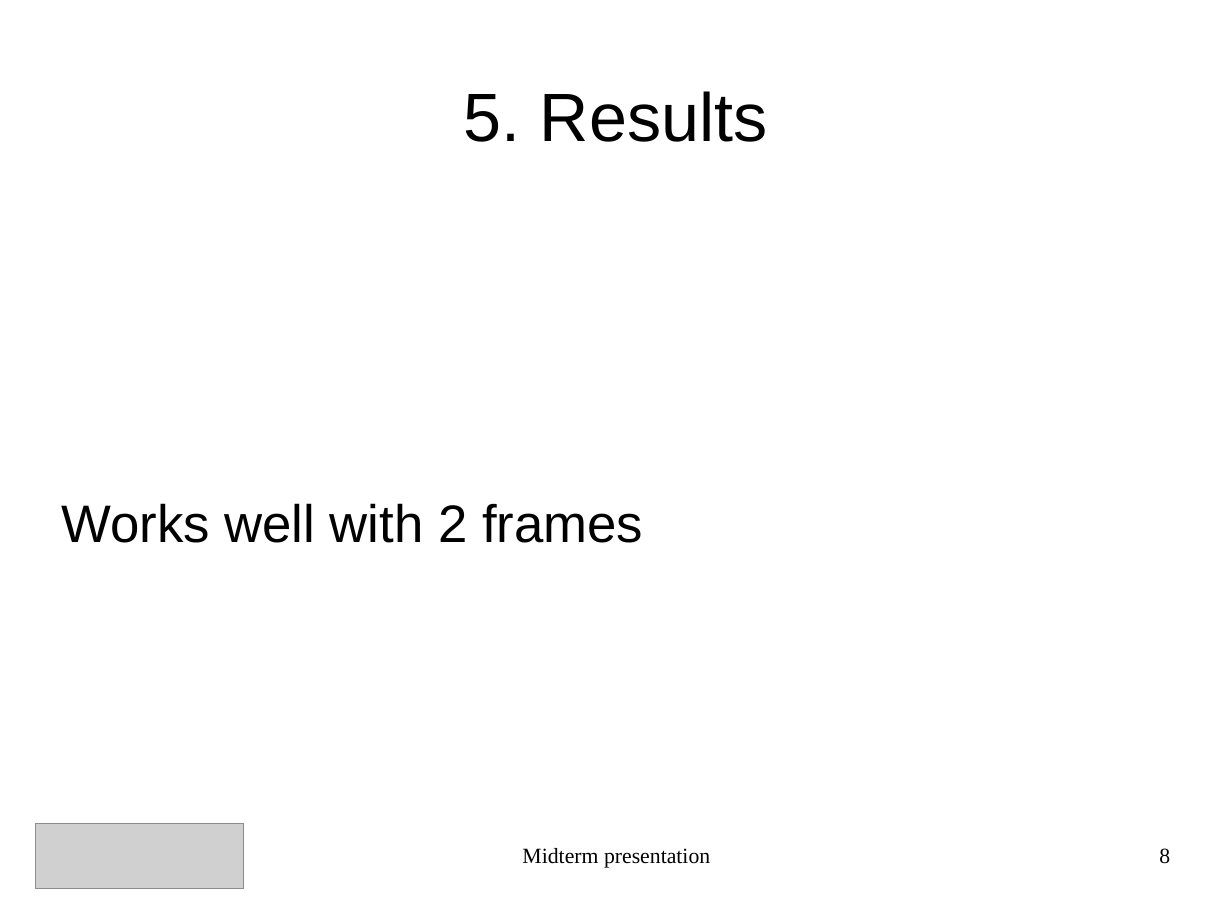
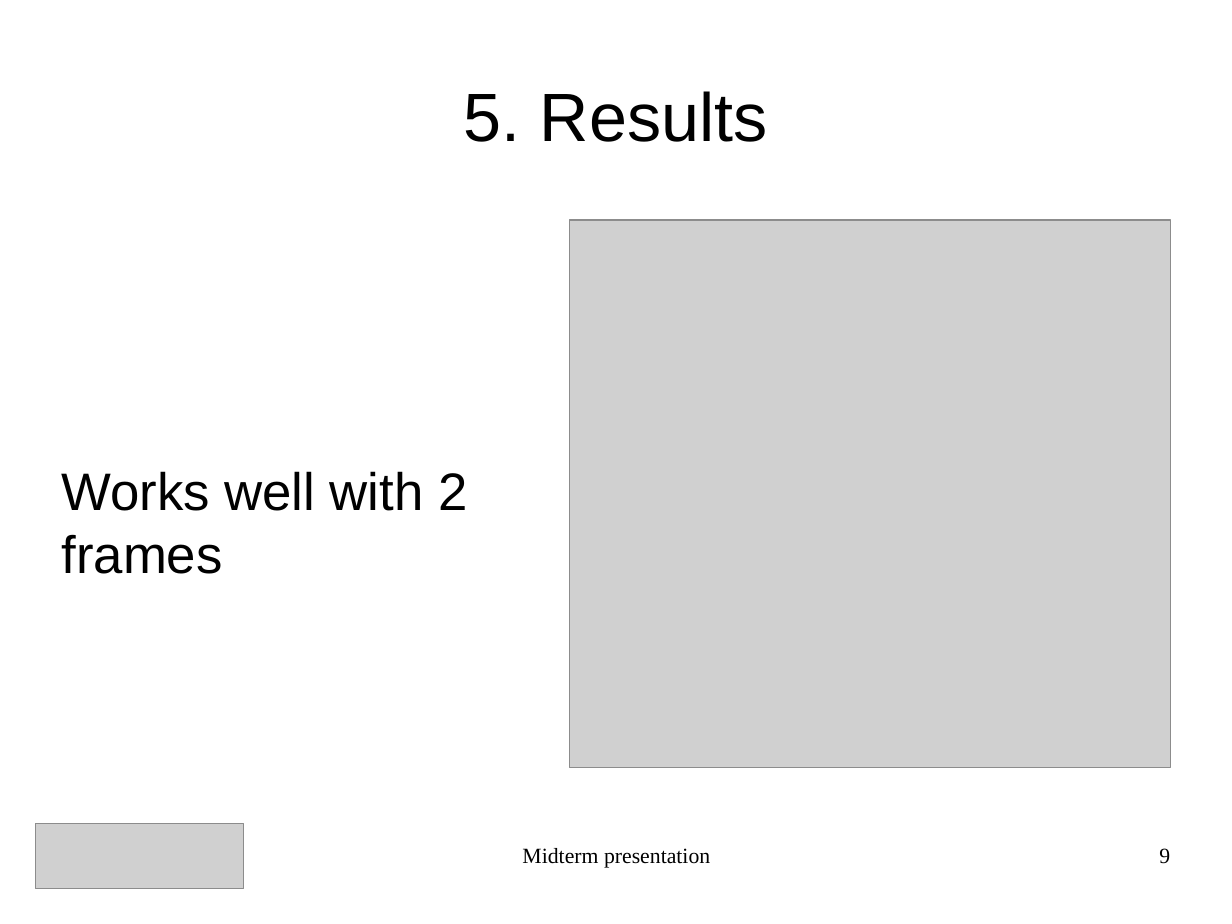
Before and after one commit to AlexVeuthey/KinectFusion, a slide deck: slide 9 of presentation/presentation.odp (slide 8 before the commit). Drawn at 1232x924 pixels with LibreOffice and Linux fonts; fonts in the diff are those of the drawing; grey boxes stand for pictures. Boxes give left, top, right and bottom in pixels: in the first picture for what was removed or moved away, otherwise in the second. Text is boxed around its words. In the diff, an @@ line names an element or a change of style, - is before the commit and + after.

```diff
--- a/presentation/presentation.odp
+++ b/presentation/presentation.odp
@@ subtitle "Works well with 2 frames" rewrapped from (x1=62, y1=503, x2=643, y2=543) to (x1=62, y1=471, x2=467, y2=574) @@
@@ picture added at (x1=569, y1=220, x2=1171, y2=768) @@
@@ page number at (x1=1159, y1=848, x2=1170, y2=864): text changed @@
-8
+9
```
Also in this commit, not shown: 8 other slides changed, 2 slides added, 1 slide removed, 10 other files.
